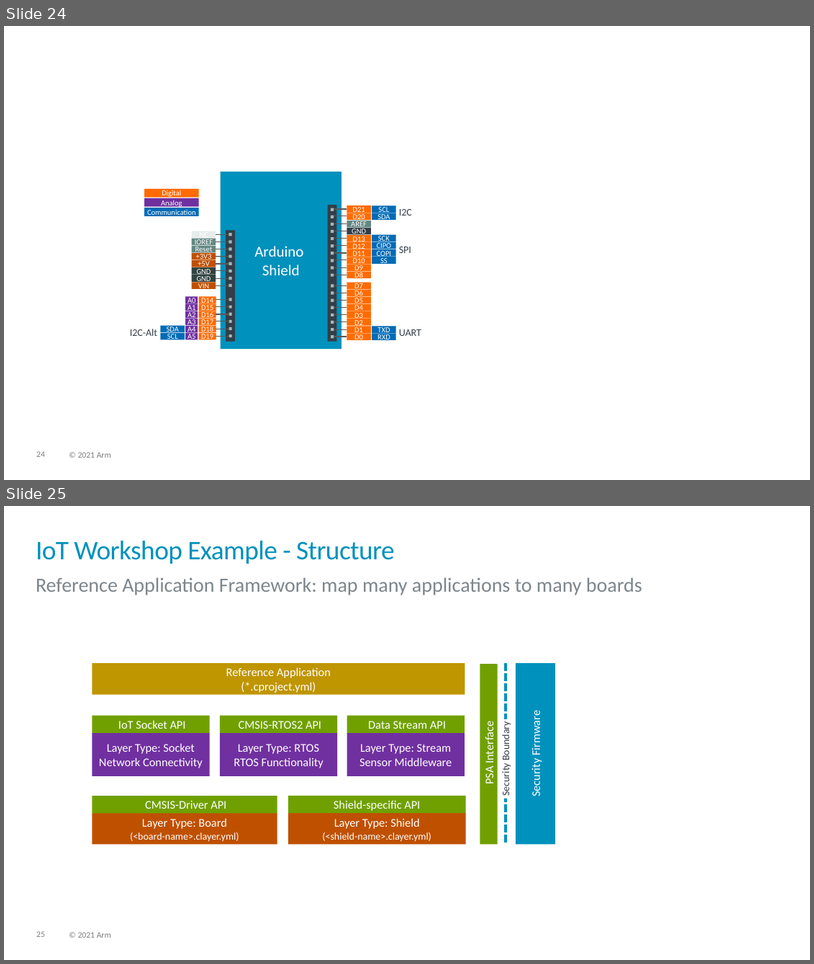
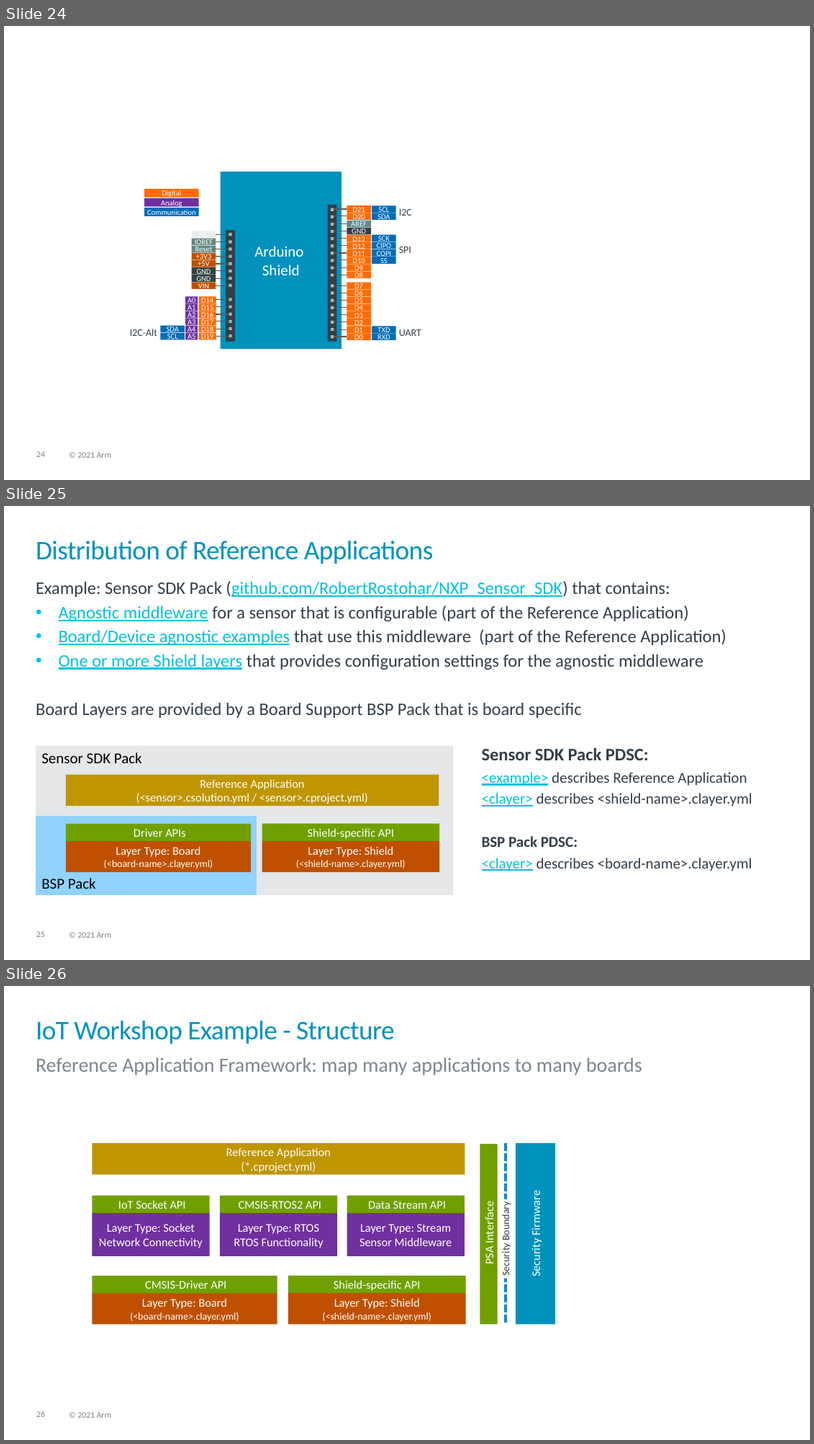
Before and after one commit to Open-CMSIS-Pack/cmsis-toolbox, a slide deck: docs/images/overview.pptx. Shown one above the other, each under a label of ours: slides 24 and 25 before the commit, slides 24, 25 and 26 after it. The pictures are 814x964 and 814x1444 pixels, drawn with LibreOffice and Linux fonts; fonts in the diff are those of the drawing. Boxes give left, top, right and bottom in pixels: in the first picture for what was removed or moved away, otherwise in the second. Text is boxed around its words. In the diff, an @@ line names an element or a change of style, - is before the commit and + after.

Commit message:
CMSIS-Toolbox 2.3.0 documentation: (#112)
- adds in csolution project files component instances and optimize:
debug.
- tools are extended with cbuild setup command, --frozen-pack option.
- reworked toolchain agnostic projects
https://github.com/Open-CMSIS-Pack/devtools/issues/1281

```diff
--- a/docs/images/overview.pptx
+++ b/docs/images/overview.pptx
@@ slide 25 added at [4, 506, 810, 960], background #FFFFFF; not listed: 2 template elements that a slide beside it also shows @@
@@ title added at [36, 541, 434, 564], 32 pt, text #0091BD @@
+Distribution of Reference Applications
@@ text added at [36, 581, 727, 718], 21 pt, text #333E48 @@
+Example: Sensor SDK Pack (github.com/RobertRostohar/NXP_Sensor_SDK) that contains:
+• Agnostic middleware for a sensor that is configurable (part of the Reference Application)
+• Board/Device agnostic examples that use this middleware (part of the Reference Application)
+• One or more Shield layers that provides configuration settings for the agnostic middleware
+Board Layers are provided by a Board Support BSP Pack that is board specific
@@ rectangle added at [36, 746, 453, 895], fill #E5E7E8, 18 pt, text #000000 @@
+Sensor SDK Pack
@@ text added at [482, 747, 753, 871], 18 pt, text #333E48 @@
+Sensor SDK Pack PDSC:
+<example> describes Reference Application
+<clayer> describes <shield-name>.clayer.yml
+BSP Pack PDSC:
+<clayer> describes <board-name>.clayer.yml
@@ rectangle added at [66, 775, 439, 806], fill #BF9500, 14 pt, text #FFFFFF @@
+Reference Application
+(<sensor>.csolution.yml / <sensor>.cproject.yml)
@@ rectangle added at [36, 816, 256, 895], fill #92D2FF, 18 pt, text #000000 @@
+BSP Pack
@@ rectangle added at [66, 824, 251, 841], fill #70A000, 14 pt, text #FFFFFF @@
+Driver APIs
@@ rectangle added at [262, 824, 440, 841], fill #70A000, 14 pt, text #FFFFFF @@
+Shield-specific API
@@ rectangle added at [66, 841, 251, 872], fill #BF5000, 12 pt, text #FFFFFF @@
+Layer Type: Board
+(<board-name>.clayer.yml)
@@ rectangle added at [262, 841, 440, 872], fill #BF5000, 12 pt, text #FFFFFF @@
+Layer Type: Shield
+(<shield-name>.clayer.yml)
@@ what was slide 25 is now slide 26 @@
@@ page number at [36, 1411, 45, 1417]: text changed @@
-25
+26
```
Also in this commit, not shown: 2 slides changed, 3 other slides added, 9 other files.
